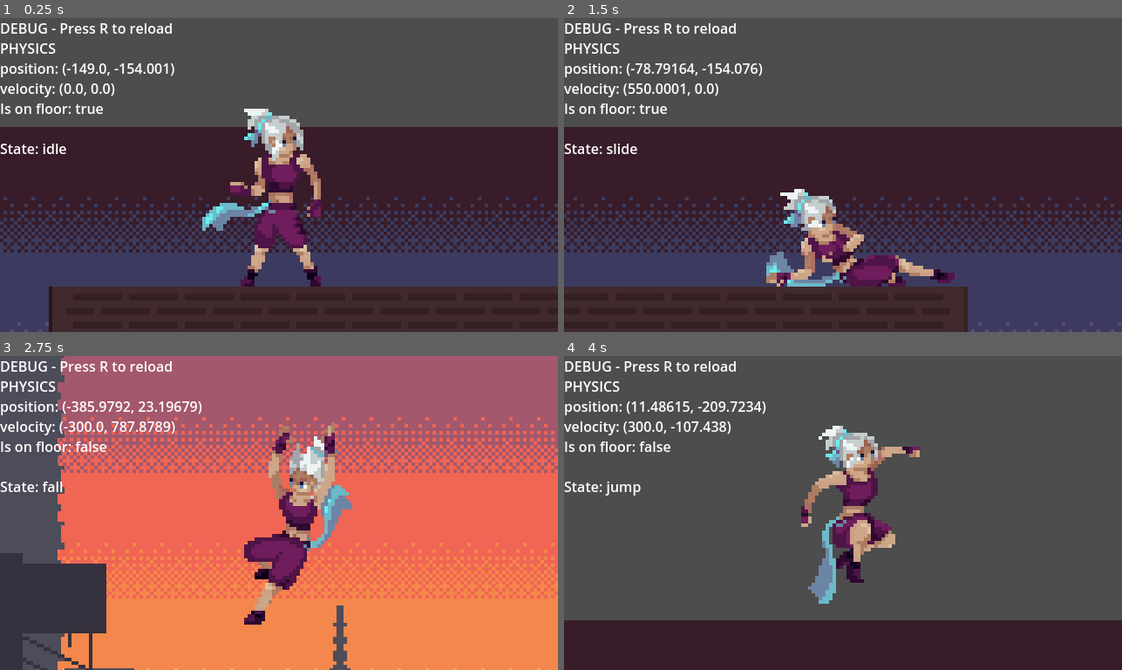
Above: before the commit, frames 1-4 (two rows, left to right).
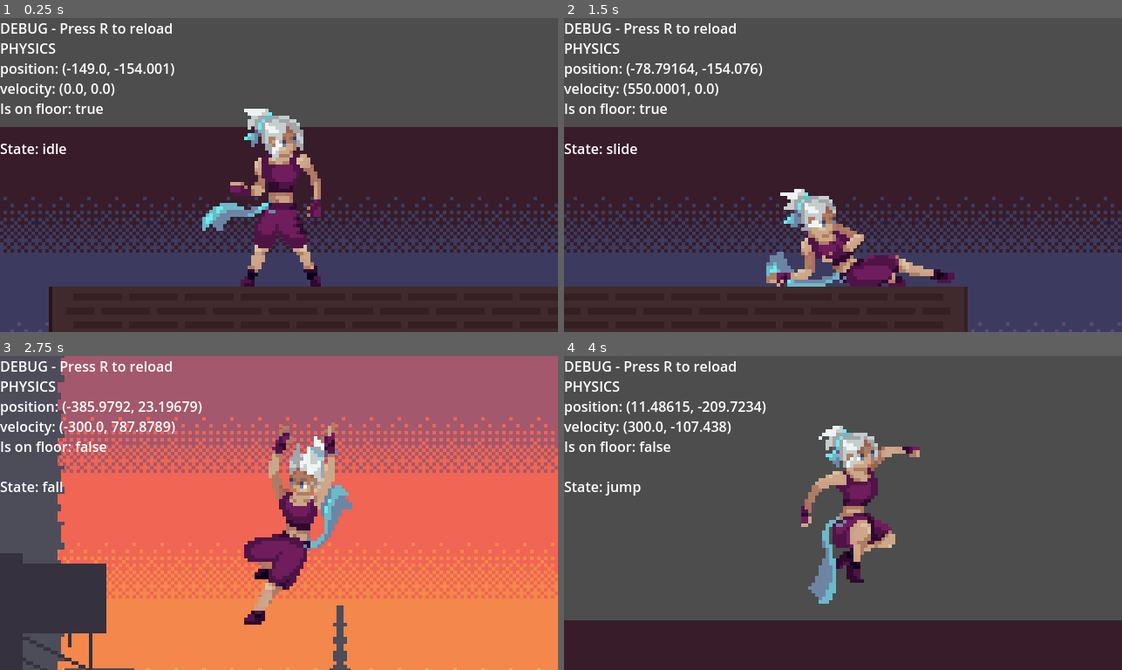
Above: after the commit, the same moments.

Repository: Hugo-Carbiener/Godot-project
Game: Godot game, scene res://scenes/main-scene.tscn
Two runs of this game, one before a commit and one after it. Both use one fixed random seed, a clock stepped at 60 frames per second and the inputs below. The engine's default icon, where the game draws it, is replaced by a stand-in: a white triangle on a blue panel in a dark square.
Inputs:
- Up to frame 1 (0.25 s): no input
- Up to frame 2 (1.5 s): tap R (reload) at 0.5, 1.25 s; hold D (direction-right) from 0.53 s (still down); tap Shift (slide) at 0.6, 1.35 s; tap Space (jump) at 0.77 s
- Up to frame 3 (2.75 s): tap Space (jump) at 1.52 s; tap R (reload) at 2 s; release D (direction-right) at 2.03 s; hold A (direction-left) from 2.03 s (still down); tap Shift (slide) at 2.1 s
- Up to frame 4 (4 s): tap R (reload) at 2.75, 3.5 s; release A (direction-left) at 2.78 s; hold D (direction-right) from 2.78 s (still down); tap Shift (slide) at 2.85, 3.6 s; tap Space (jump) at 3.02, 3.77 s

The runs differ from the first frame. In frame 1, 0.1% of the frame differs, in the area x 47-55%, y 37-73%; in frame 2, less than 0.1%; in frame 3, less than 0.1%; in frame 4, less than 0.1%.

Commit message:
Minor sprite changes

Diff:
--- a/assets/scritps/statemachine/states/PlayerRun.gd
+++ b/assets/scritps/statemachine/states/PlayerRun.gd
@@ -24,6 +24,7 @@
 func modify_animation(animationControler : AnimatedSprite2D) :
 	animationControler.speed_scale = abs(player_physics_body.velocity.x) / player_physics_body.max_lateral_speed
 
+	## slow animation
 	if (player_physics_body.lateral_movement_input) :
 		var delta_speed = player_physics_body.previous_speed - player_physics_body.velocity
 		if (player_physics_body.previous_speed.x * player_physics_body.velocity.x > 0 && delta_speed.x * player_physics_body.velocity.x > 0) :
Binary file changed: assets/sprites/Character.aseprite
Binary file changed: assets/sprites/Character_Fall.png
Binary file changed: assets/sprites/Character_Idle.png
Binary file changed: assets/sprites/Character_Jump.png
Binary file changed: assets/sprites/Character_Kick.png
Binary file changed: assets/sprites/Character_Slide.png
Binary file changed: assets/sprites/Character_Wall-grind.png
